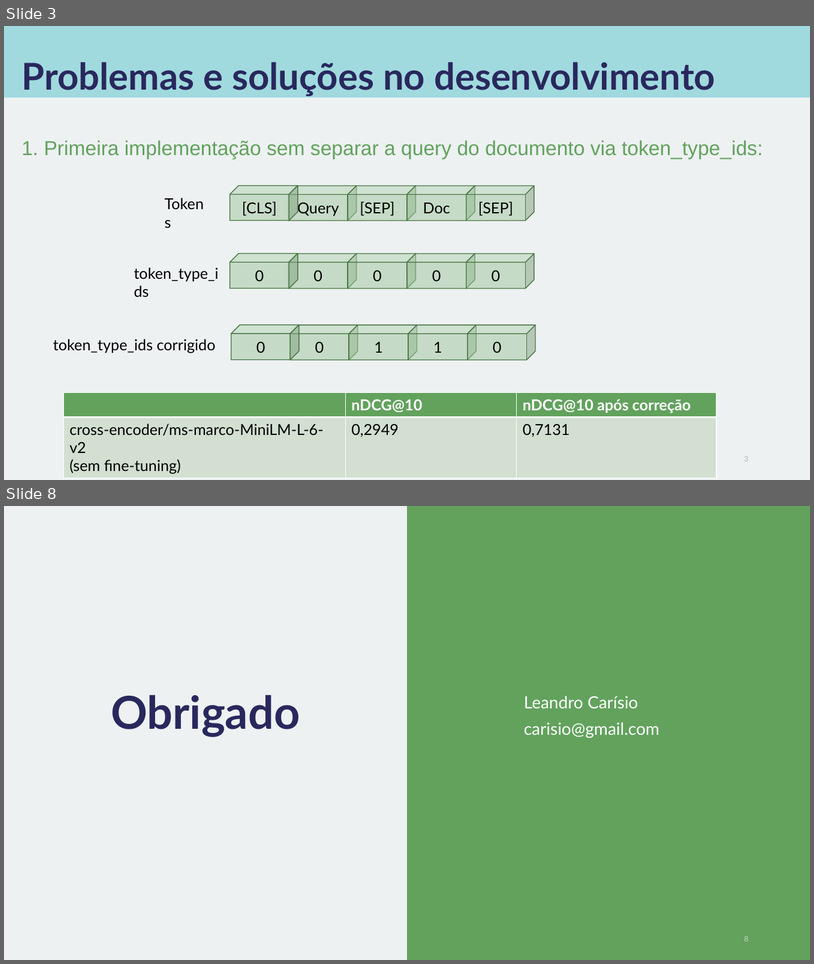
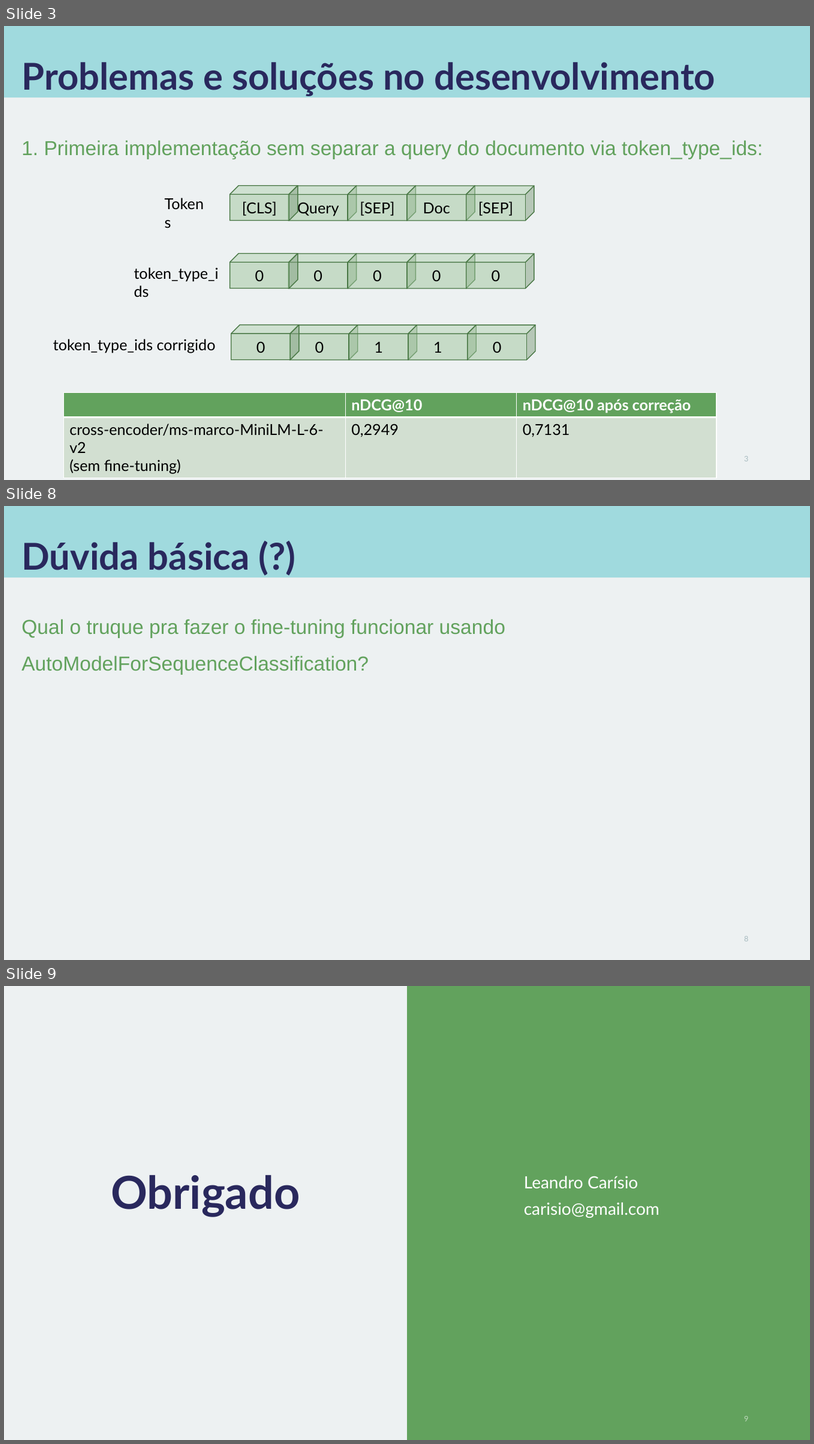
Before and after one commit to carisio/IA368-DD_deep_learning_busca, a slide deck: 8 - inpars/notebook/apresentacao_inpars.pptx. Shown one above the other, each under a label of ours: slides 3 and 8 before the commit, slides 3, 8 and 9 after it; the slides between them are not shown. The pictures are 814x964 and 814x1444 pixels, drawn with LibreOffice and Linux fonts; fonts in the diff are those of the drawing. Boxes give left, top, right and bottom in pixels: in the first picture for what was removed or moved away, otherwise in the second. Text is boxed around its words. In the diff, an @@ line names an element or a change of style, - is before the commit and + after.

```diff
--- a/8 - inpars/notebook/apresentacao_inpars.pptx
+++ b/8 - inpars/notebook/apresentacao_inpars.pptx
@@ slide 8 added at (4, 506, 810, 960), background #EDF1F2; not listed: 1 template element that a slide beside it also shows @@
@@ title added at (21, 542, 250, 570), 44 pt, text #29285D, bold @@
+Dúvida básica (?)
@@ text added at (21, 619, 506, 675), 24 pt, text #62A25D @@
+Qual o truque pra fazer o fine-tuning funcionar usando AutoModelForSequenceClassification?
@@ page number added at (744, 936, 749, 941), 9 pt, text #A7BBC0 @@
+8
@@ what was slide 8 is now slide 9 @@
@@ page number at (744, 1416, 749, 1421): text changed @@
-8
+9
```
Also in this commit, not shown: 4 slides changed, 3 other files.
